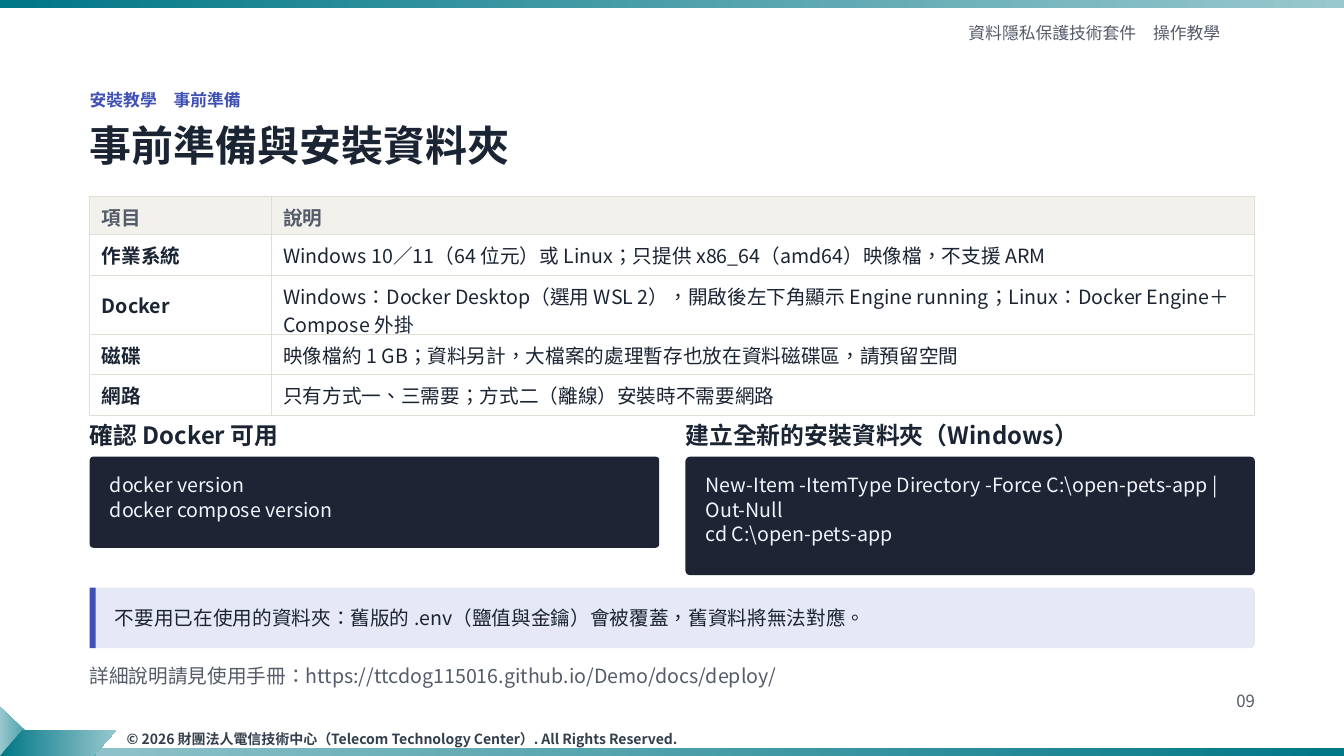
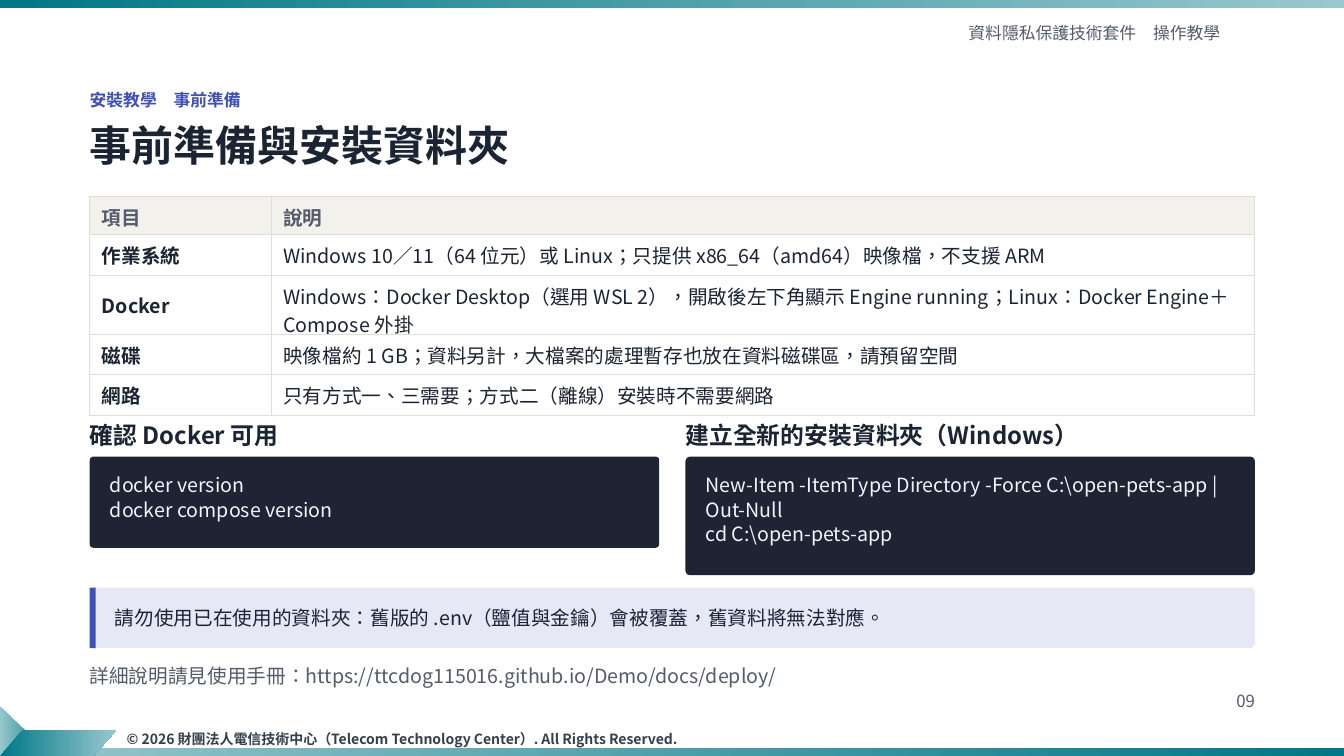
Before and after one commit to ttcdog115016/Demo, a slide deck: slide 9 of slides/資料隱私保護技術套件_操作教學_TTC樣板_v4.pptx. Drawn at 1344x756 pixels with LibreOffice and Linux fonts; fonts in the diff are those of the drawing; background and template pictures are left out. Boxes give left, top, right and bottom in pixels: in the first picture for what was removed or moved away, otherwise in the second. Text is boxed around its words. In the diff, an @@ line names an element or a change of style, - is before the commit and + after.

```diff
--- a/slides/資料隱私保護技術套件_操作教學_TTC樣板_v4.pptx
+++ b/slides/資料隱私保護技術套件_操作教學_TTC樣板_v4.pptx
@@ text at bbox=[115, 608, 885, 627]: text changed @@
-不要用已在使用的資料夾：舊版的 .env（鹽值與金鑰）會被覆蓋，舊資料將無法對應。
+請勿使用已在使用的資料夾：舊版的 .env（鹽值與金鑰）會被覆蓋，舊資料將無法對應。
```
Also in this commit, not shown: 12 other slides changed, 7 other files.
